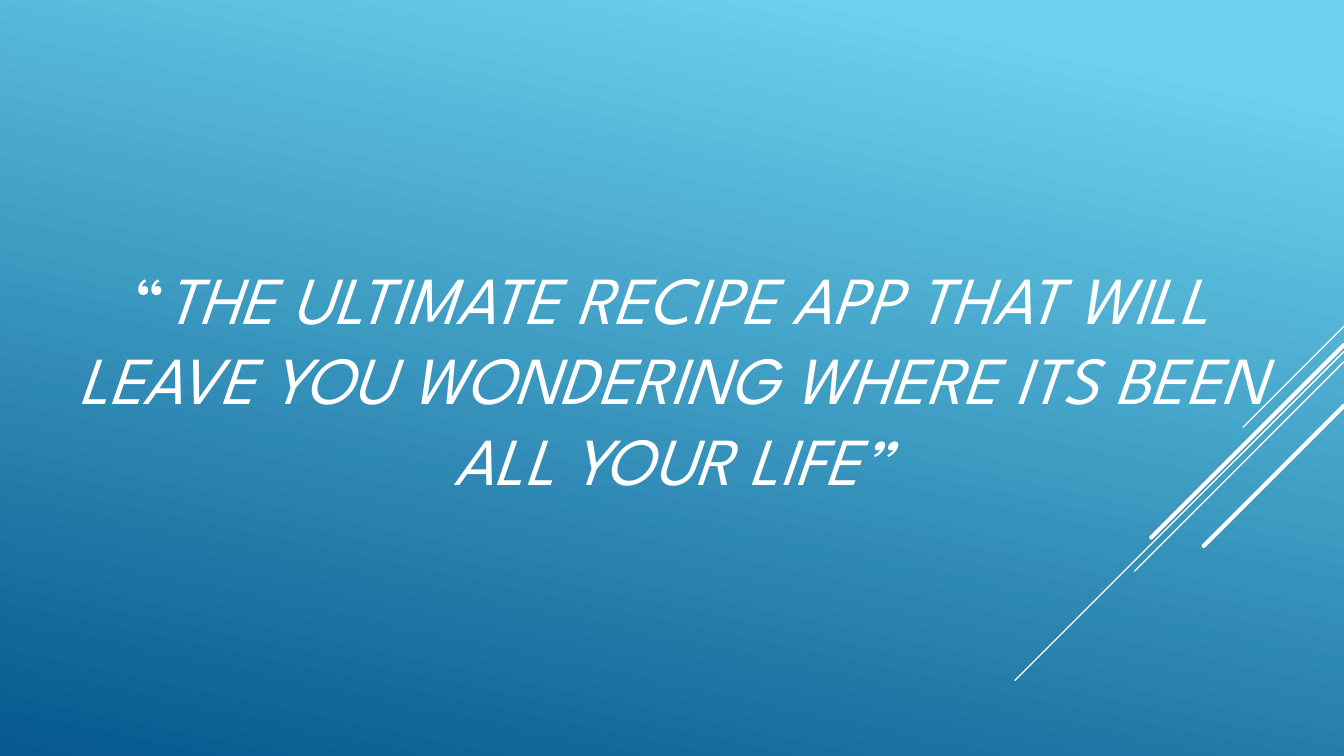
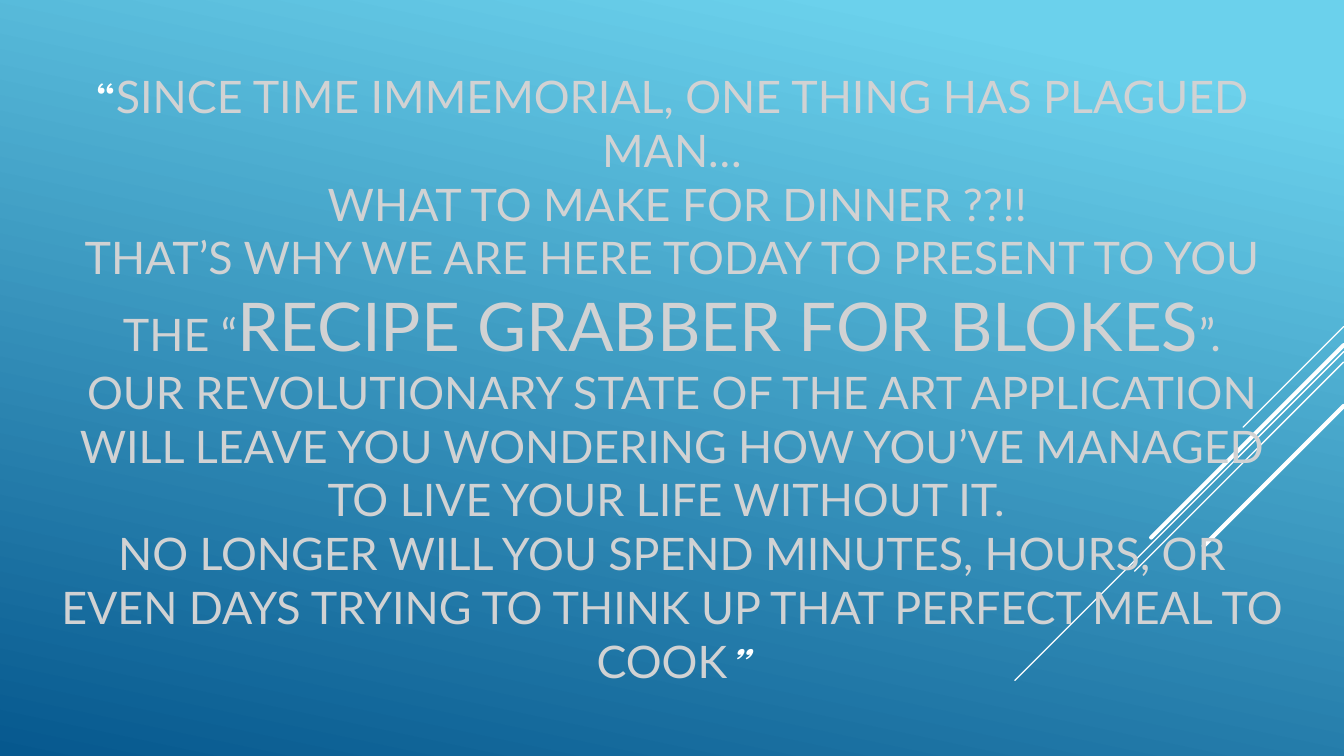
Before and after one commit to splwdev/Recipe-Grabber, a slide deck: slide 2 of assets/reference/Recipe Grabber for Blokes.pptx. Drawn at 1344x756 pixels with LibreOffice and Linux fonts; fonts in the diff are those of the drawing. Boxes give left, top, right and bottom in pixels: in the first picture for what was removed or moved away, otherwise in the second. Text is boxed around its words. In the diff, an @@ line names an element or a change of style, - is before the commit and + after.

```diff
--- a/assets/reference/Recipe Grabber for Blokes.pptx
+++ b/assets/reference/Recipe Grabber for Blokes.pptx
@@ title at bbox=[61, 135, 1283, 679]: text changed; size 36 to 24 pt; font League Spartan to Lato; text colour #FFFFFF to #D1D2D3; italic off @@
-“THE ULTIMATE RECIPE APP THAT WILL LEAVE YOU WONDERING WHERE ITS BEEN ALL YOUR LIFE”
+“SINCE TIME IMMEMORIAL, ONE THING HAS PLAGUED MAN…
+WHAT TO MAKE FOR DINNER ??!!
+THAT’S WHY WE ARE HERE TODAY TO PRESENT TO YOU THE “RECIPE GRABBER FOR BLOKES”.
+OUR REVOLUTIONARY STATE OF THE ART APPLICATION WILL LEAVE YOU WONDERING HOW YOU’VE MANAGED TO LIVE YOUR LIFE WITHOUT IT.
+NO LONGER WILL YOU SPEND MINUTES, HOURS, OR EVEN DAYS TRYING TO THINK UP THAT PERFECT MEAL TO COOK”
```
